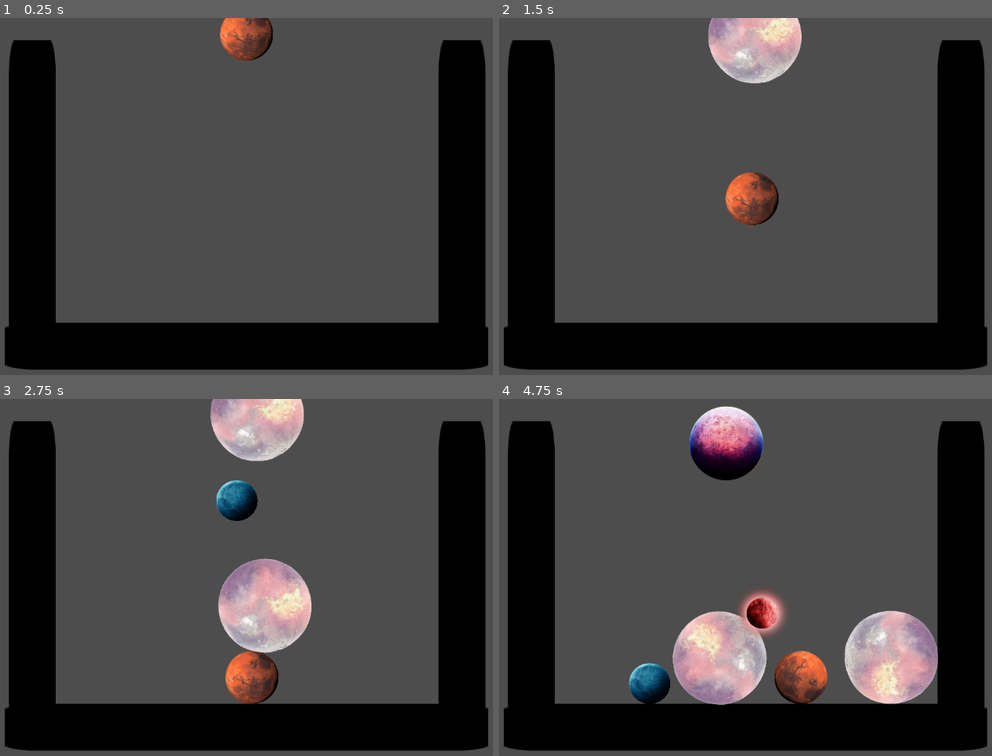
Above: before the commit, frames 1-4 (two rows, left to right).
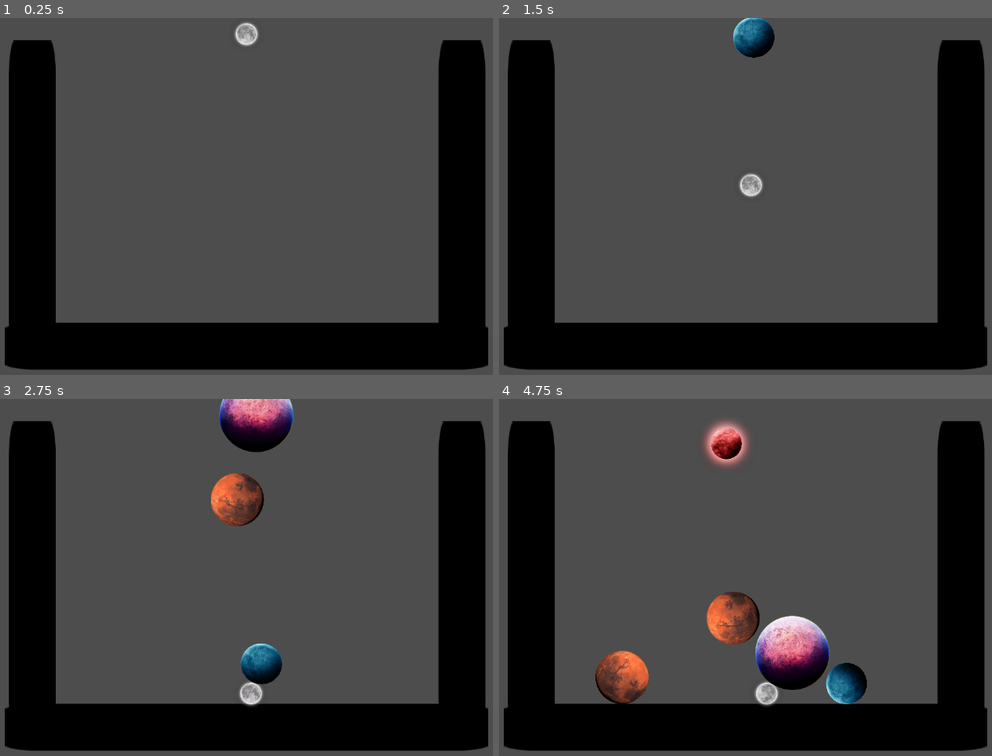
Above: after the commit, the same moments.

Repository: 6thAce/marbel-merger
Game: Godot game, scene res://main.tscn
Same seed, same stepped clock (60 frames per second), same inputs: the game is played once before the commit and once after it. The engine's default icon, where the game draws it, is replaced by a stand-in: a white triangle on a blue panel in a dark square.
Inputs (mouse positions are in pixels of both pictures, inside the frame that each line leads up to):
- Up to frame 1 (0.25 s): no input
- Up to frame 2 (1.5 s): tap Enter at 0.5 s; move the mouse to (883, 178) at 0.52 s; hold Right (ui_right) 0.53-1.28 s; tap Space (space) at 0.6, 1.35 s; click (883, 178) at 0.67 s; move the mouse to (617, 214) at 1.27 s; hold Left (ui_left) from 1.28 s (still down)
- Up to frame 3 (2.75 s): move the mouse to (310, 498) at 2.02 s; release Left (ui_left) at 2.03 s; hold Right (ui_right) from 2.03 s (still down); tap Space (space) at 2.1 s
- Up to frame 4 (4.75 s): move the mouse to (710, 648) at 2.77 s; tap Space (space) at 2.85, 3.6, 4.35 s; click (710, 648) at 2.92 s; move the mouse to (937, 631) at 3.52 s; release Right (ui_right) at 3.53 s; hold Left (ui_left) from 3.53 s (still down); move the mouse to (553, 523) at 4.27 s

The runs differ from the first frame. In frame 1, 1.1% of the frame differs, in the area x 44-56%, y 0-12%; in frame 2, 4.2%; in frame 3, 9.3%; in frame 4, 17%, in the area x 19-90%, y 2-87%.

Commit message:
Update main.gd

Diff:
--- a/main.gd
+++ b/main.gd
@@ -6,8 +6,8 @@
 	preload("res://ball1.tscn"),
 	preload("res://ball2.tscn"),
 	preload("res://ball3.tscn"),
-	preload("res://ball4.tscn"),
-	preload("res://ball5.tscn")
+	preload("res://ball4.tscn")
+	#preload("res://ball5.tscn")
 ]
 
 var preview_ball: Node2D = null
